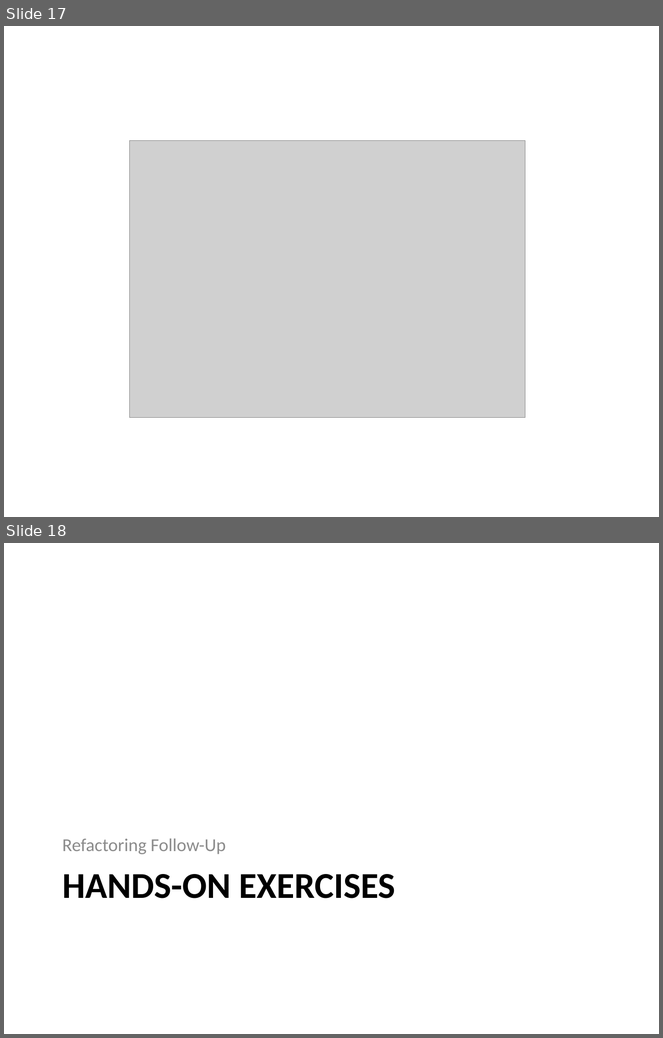
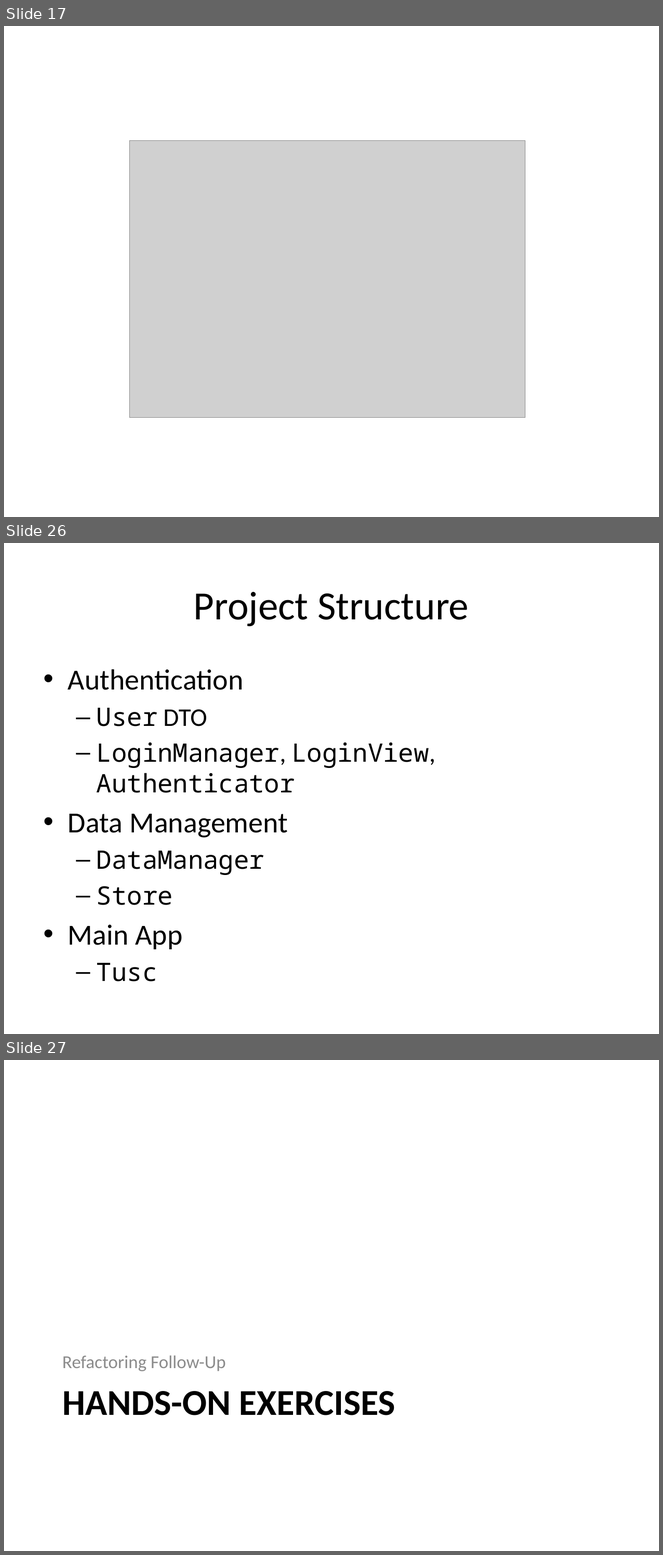
Before and after one commit to bkraitberg/refactoring-training-2.0, a slide deck: Docs/Refactoring-2.0.pptx. Shown one above the other, each under a label of ours: slides 17 and 18 before the commit, slides 17, 26 and 27 after it; the slides between them are not shown. The pictures are 663x1038 and 663x1555 pixels, drawn with LibreOffice and Linux fonts; fonts in the diff are those of the drawing; grey boxes stand for pictures. Boxes give left, top, right and bottom in pixels: in the first picture for what was removed or moved away, otherwise in the second. Text is boxed around its words. In the diff, an @@ line names an element or a change of style, - is before the commit and + after.

```diff
--- a/Docs/Refactoring-2.0.pptx
+++ b/Docs/Refactoring-2.0.pptx
@@ slide 26 added at box(4, 543, 659, 1034), background #FFFFFF @@
@@ title added at box(194, 592, 469, 627), 44 pt, text #000000 @@
+Project Structure
@@ text added at box(68, 669, 436, 982), 28 pt, text #000000 @@
+• Authentication
+  – User DTO
+  – LoginManager, LoginView, Authenticator
+• Data Management
+  – DataManager
+  – Store
+• Main App
+  – Tusc
@@ what was slide 18 is now slide 27 @@
```
Also in this commit, not shown: 1 slide changed, 8 other slides added.
